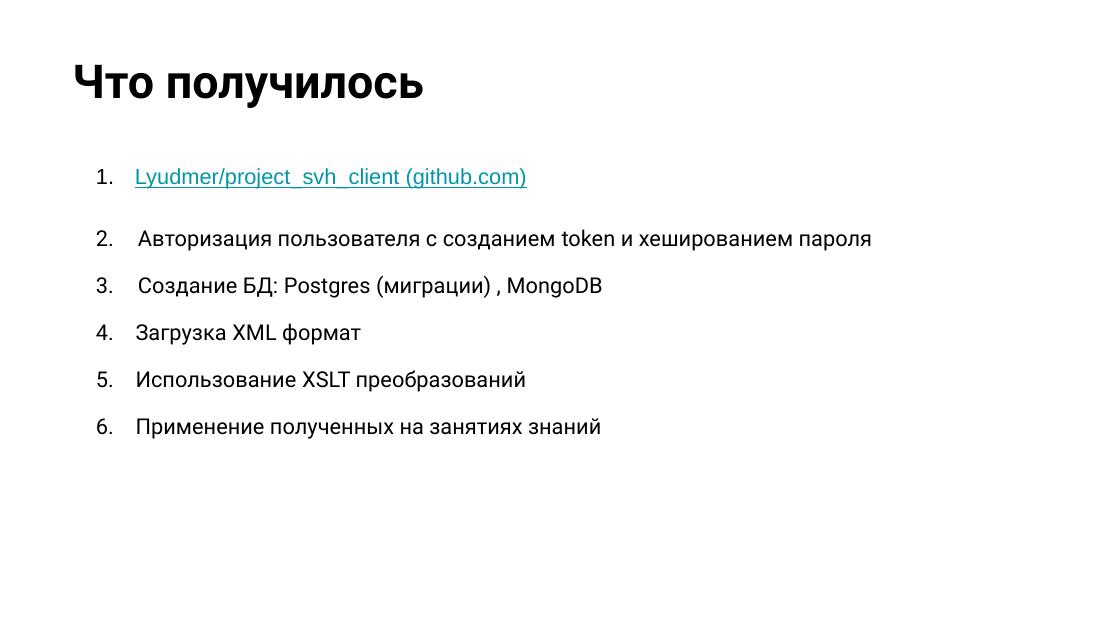
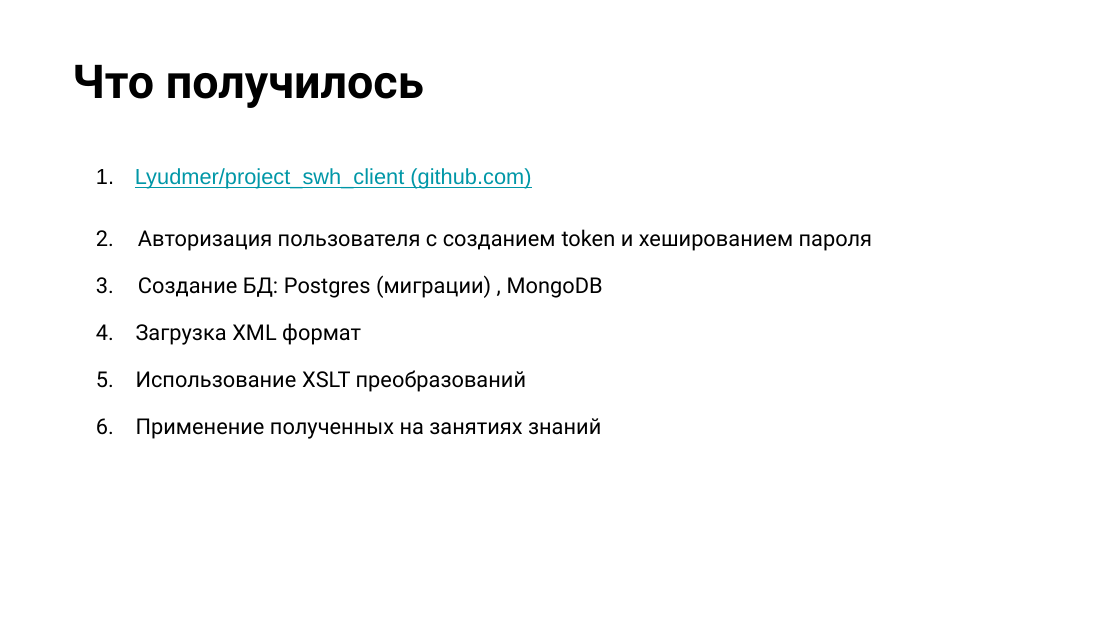
Before and after one commit to Lyudmer/project_swh_client, a slide deck: slide 7 of Schemas/Защита проекта.pptx. Drawn at 1120x630 pixels with LibreOffice and Linux fonts; fonts in the diff are those of the drawing; background and template pictures are left out. Boxes give left, top, right and bottom in pixels: in the first picture for what was removed or moved away, otherwise in the second. Text is boxed around its words. In the diff, an @@ line names an element or a change of style, - is before the commit and + after.

```diff
--- a/Schemas/Защита проекта.pptx
+++ b/Schemas/Защита проекта.pptx
@@ text at (x1=135, y1=168, x2=531, y2=189): text changed @@
-1. Lyudmer/project_svh_client (github.com)
+1. Lyudmer/project_swh_client (github.com)
```
Also in this commit, not shown: 2 other files.
